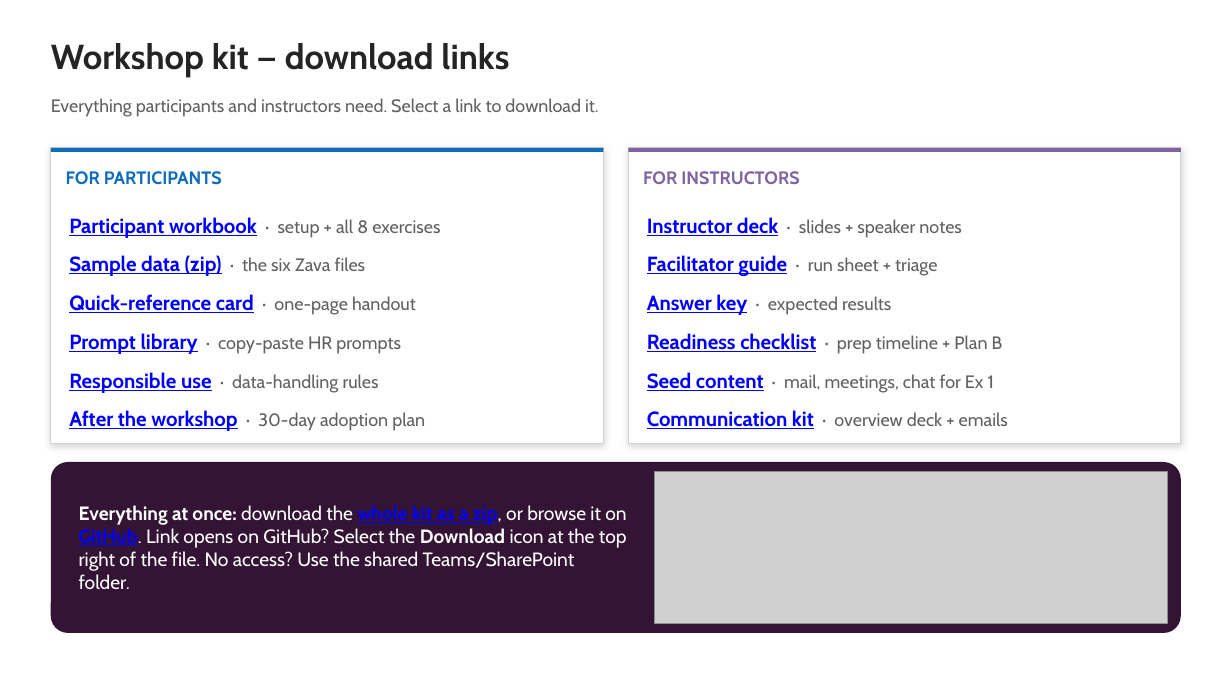
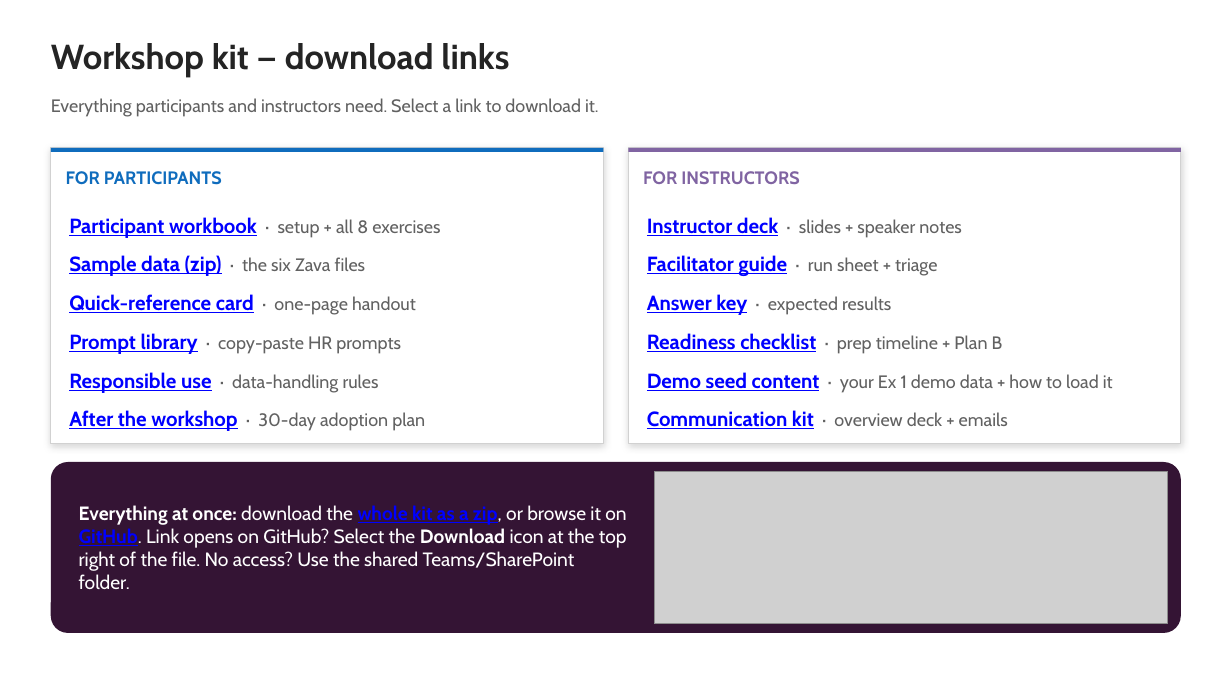
Before and after one commit to ragage/ai_hr_cowork_workshop, a slide deck: slide 8 of instructor/instructor-deck.pptx. Drawn at 1232x693 pixels with LibreOffice and Linux fonts; fonts in the diff are those of the drawing; grey boxes stand for pictures. Boxes give left, top, right and bottom in pixels: in the first picture for what was removed or moved away, otherwise in the second. Text is boxed around its words. In the diff, an @@ line names an element or a change of style, - is before the commit and + after.

```diff
--- a/instructor/instructor-deck.pptx
+++ b/instructor/instructor-deck.pptx
@@ text at box(647, 372, 1113, 393): text changed @@
-Seed content · mail, meetings, chat for Ex 1
+Demo seed content · your Ex 1 demo data + how to load it
```
Also in this commit, not shown: 24 other slides changed, 44 other files.
